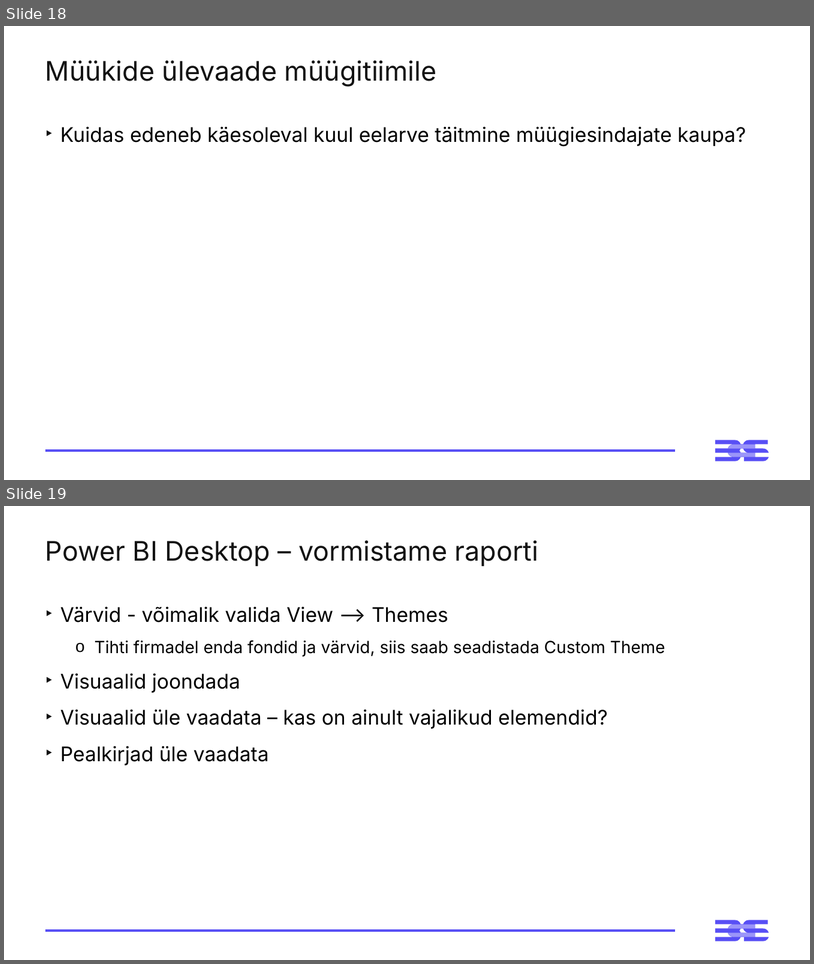
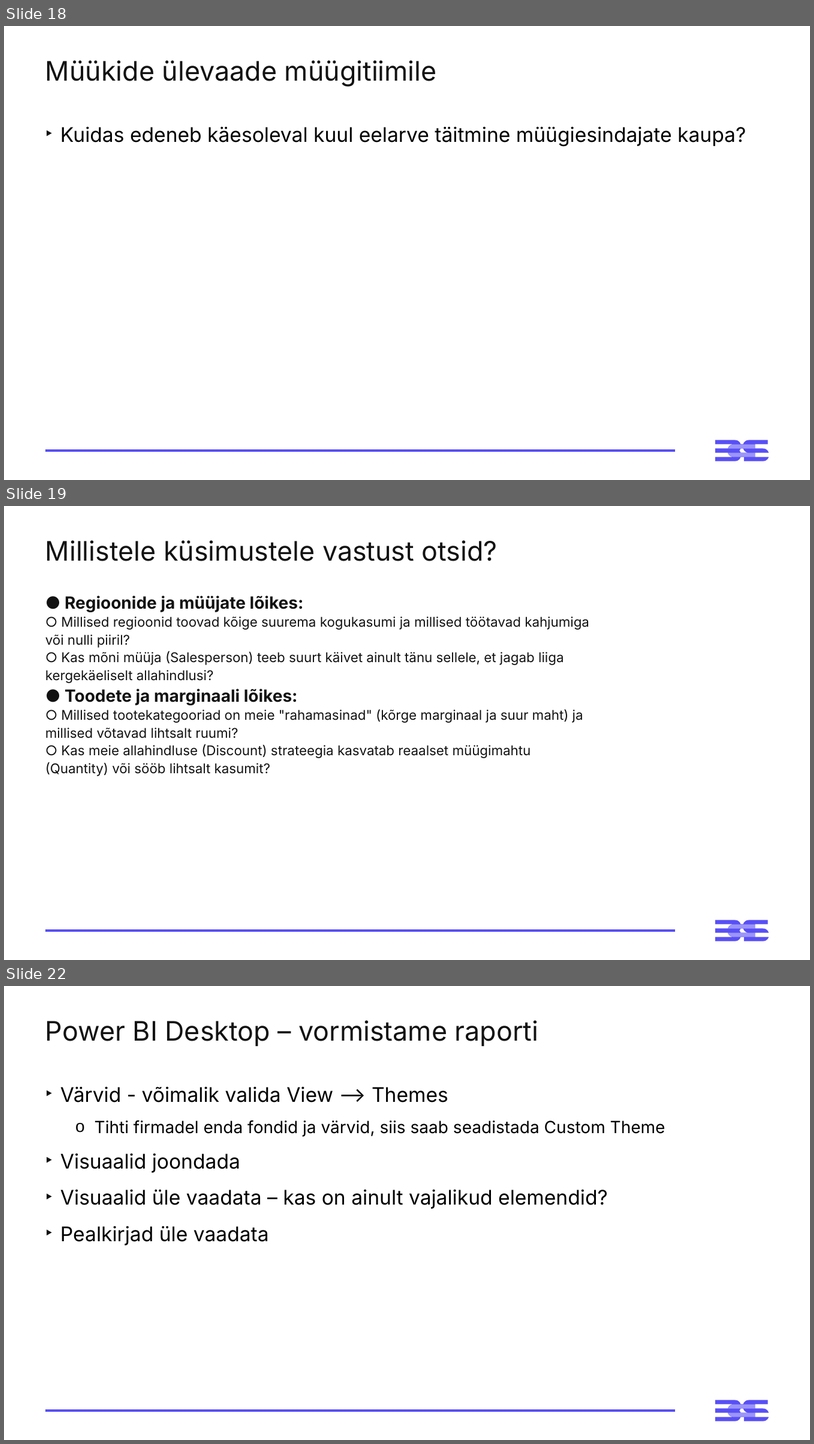
Before and after one commit to emilieabel/andmetarkus, a slide deck: Materjalid/Day3 M Visuaalid Andmelugu/3-paev-andmetarkus-esitlus.pptx. Shown one above the other, each under a label of ours: slides 18 and 19 before the commit, slides 18, 19 and 22 after it; the slides between them are not shown. The pictures are 814x964 and 814x1444 pixels, drawn with LibreOffice and Linux fonts; fonts in the diff are those of the drawing. Boxes give left, top, right and bottom in pixels: in the first picture for what was removed or moved away, otherwise in the second. Text is boxed around its words. In the diff, an @@ line names an element or a change of style, - is before the commit and + after.

```diff
--- a/Materjalid/Day3 M Visuaalid Andmelugu/3-paev-andmetarkus-esitlus.pptx
+++ b/Materjalid/Day3 M Visuaalid Andmelugu/3-paev-andmetarkus-esitlus.pptx
@@ slide 19 added at [4, 506, 810, 960], background #FFFFFF; not listed: 3 template elements that a slide beside it also shows @@
@@ title added at [45, 540, 498, 561], 32 pt, text #121212 @@
+Millistele küsimustele vastust otsid?
@@ text added at [45, 595, 590, 776], 16 pt, text #121212 @@
+● Regioonide ja müüjate lõikes:
+○ Millised regioonid toovad kõige suurema kogukasumi ja millised töötavad kahjumiga
+või nulli piiril?
+○ Kas mõni müüja (Salesperson) teeb suurt käivet ainult tänu sellele, et jagab liiga
+kergekäeliselt allahindlusi?
+● Toodete ja marginaali lõikes:
+○ Millised tootekategooriad on meie "rahamasinad" (kõrge marginaal ja suur maht) ja
+millised võtavad lihtsalt ruumi?
+○ Kas meie allahindluse (Discount) strateegia kasvatab reaalset müügimahtu
+(Quantity) või sööb lihtsalt kasumit?
@@ what was slide 19 is now slide 22 @@
```
Also in this commit, not shown: 2 other slides added, 3 other files.
